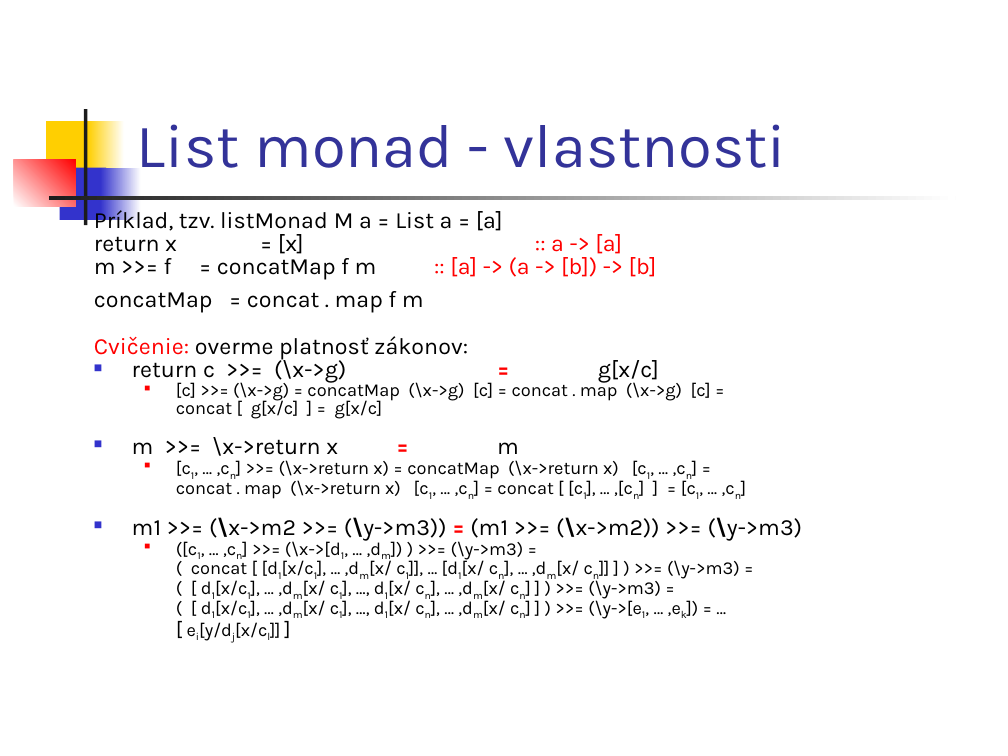
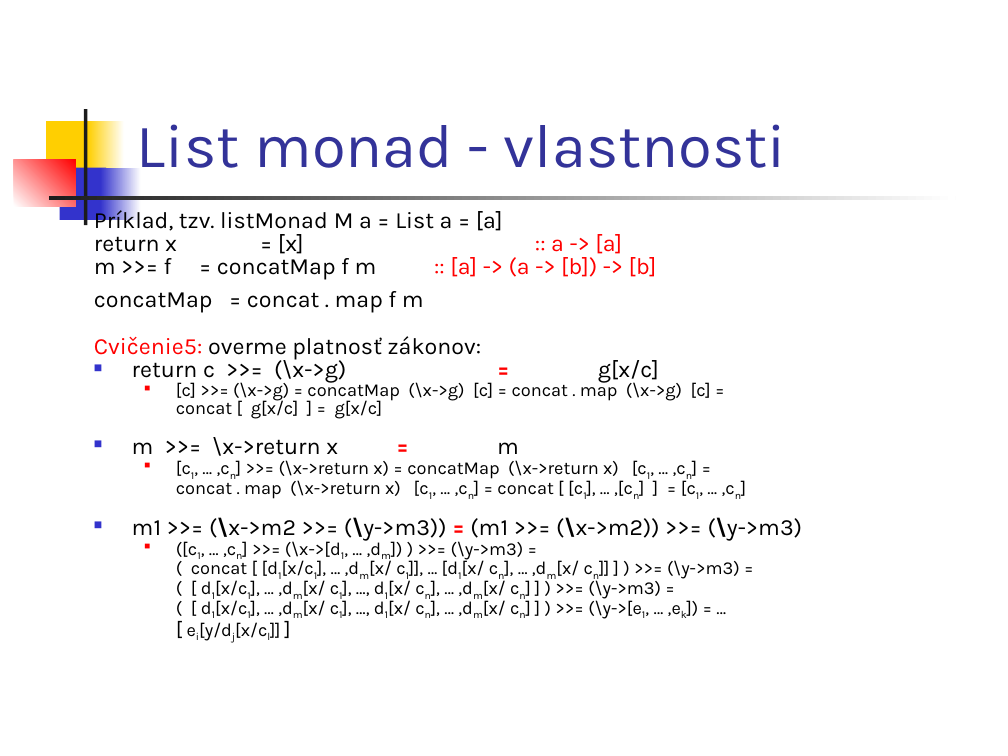
Before and after one commit to Funkcionalne/Prednasky, a slide deck: slide 18 of 12/12_fpro.ppt (slide 29 before the commit). Drawn at 1008x756 pixels with LibreOffice and Linux fonts; fonts in the diff are those of the drawing. Boxes give left, top, right and bottom in pixels: in the first picture for what was removed or moved away, otherwise in the second. Text is boxed around its words. In the diff, an @@ line names an element or a change of style, - is before the commit and + after.

```diff
--- a/12/12_fpro.ppt
+++ b/12/12_fpro.ppt
@@ text at (94, 336, 482, 360): text changed @@
-Cvičenie: overme platnosť zákonov:
+Cvičenie5: overme platnosť zákonov:
```
Also in this commit, not shown: 18 other slides changed, 13 slides added, 1 other file.
